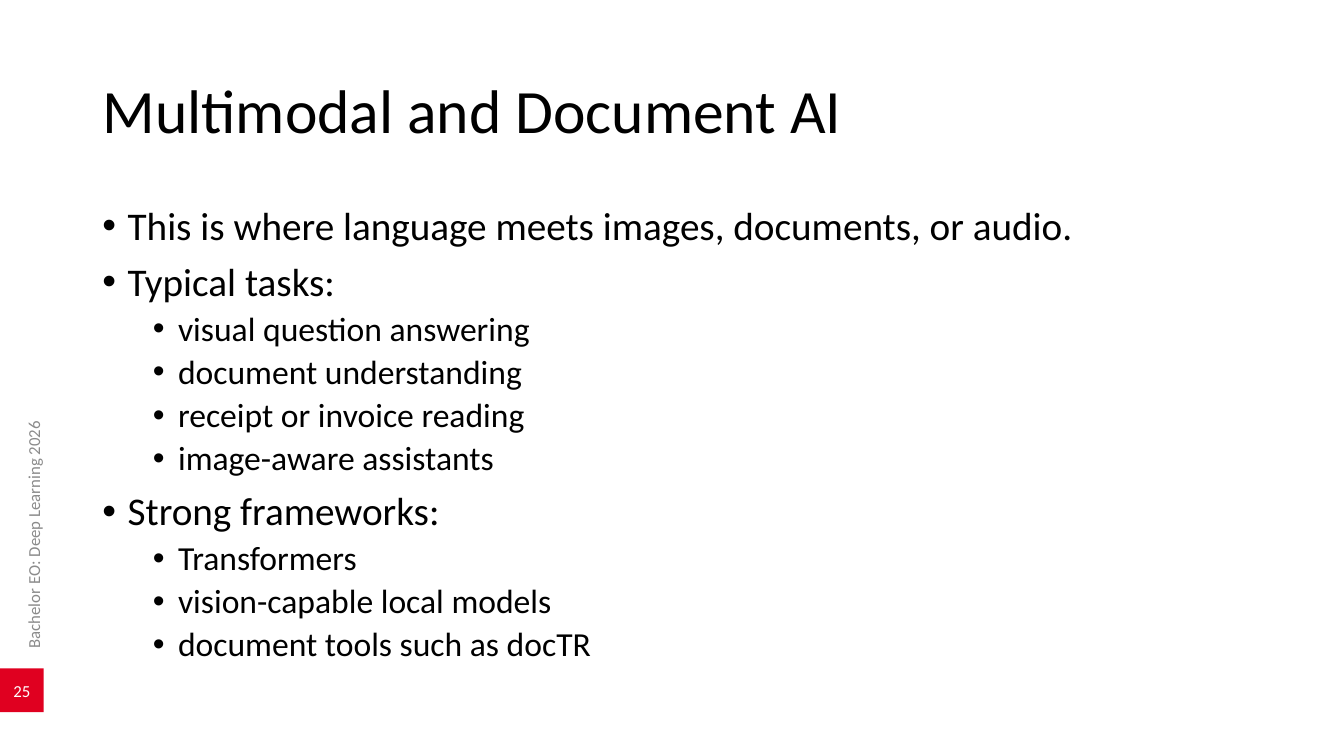
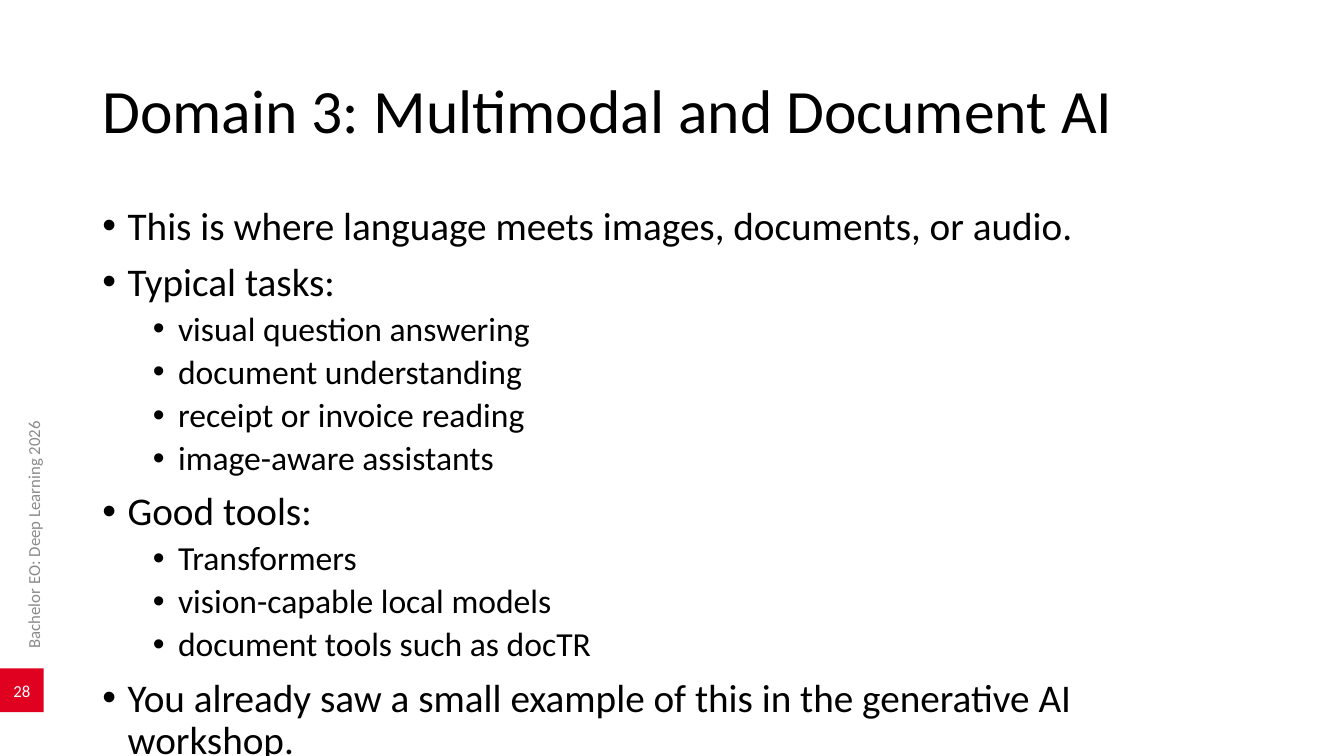
Before and after one commit to AlexanderDhoore/deep-learning-2026, a slide deck: slide 28 of slides/deep-learning-project-directions.pptx (slide 25 before the commit). Drawn at 1344x756 pixels with LibreOffice and Linux fonts; fonts in the diff are those of the drawing; background and template pictures are left out. Boxes give left, top, right and bottom in pixels: in the first picture for what was removed or moved away, otherwise in the second. Text is boxed around its words. In the diff, an @@ line names an element or a change of style, - is before the commit and + after.

Commit message:
Expand application domain guidance

```diff
--- a/slides/deep-learning-project-directions.pptx
+++ b/slides/deep-learning-project-directions.pptx
@@ title at [102,90,1112,134]: text changed @@
-Multimodal and Document AI
+Domain 3: Multimodal and Document AI
@@ text at [128,497,312,526]: text changed @@
-• Strong frameworks:
+• Good tools:
@@ page number at [13,685,30,697]: text changed @@
-25
+28
@@ text at [128,684,1072,756]: paragraph added @@
+• You already saw a small example of this in the generative AI workshop.
```
Also in this commit, not shown: 8 other slides changed, 12 slides added, 2 slides removed, 13 other files.
